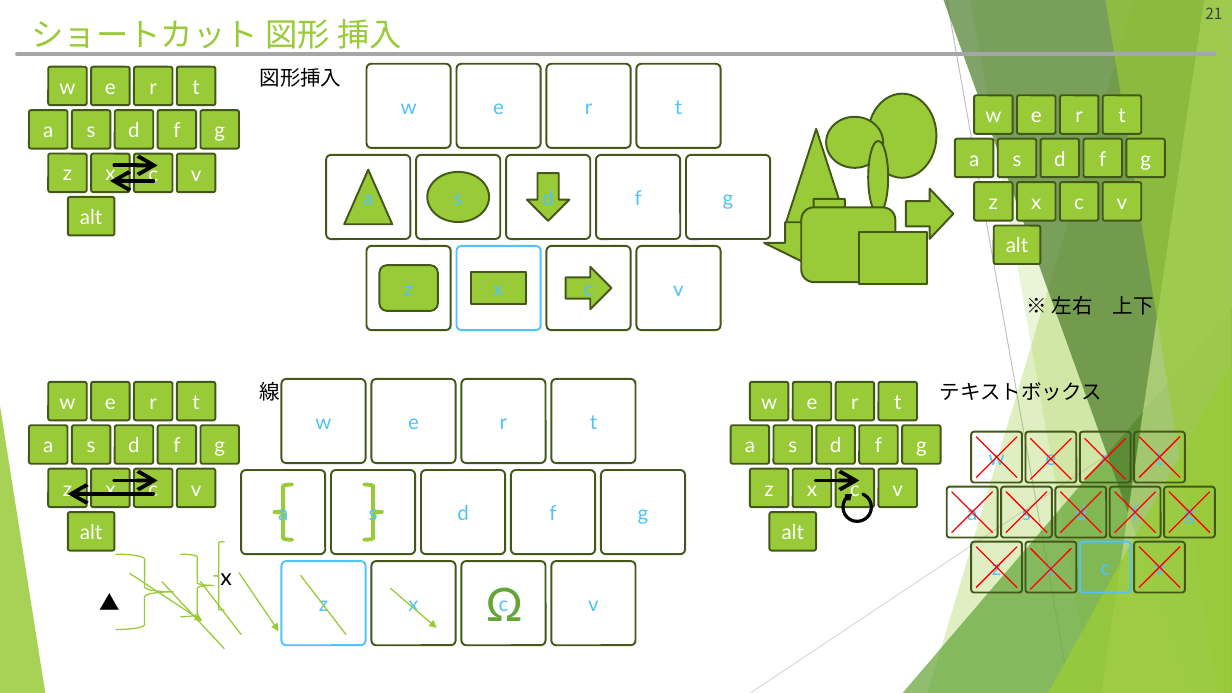
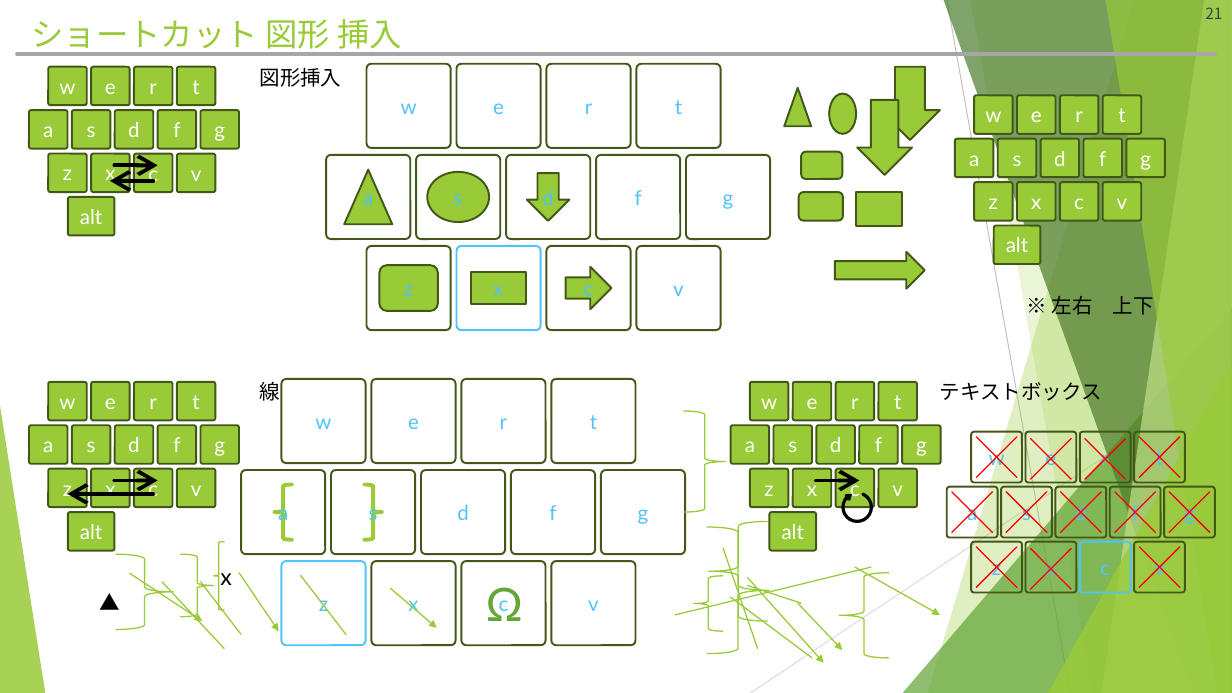
Before and after one commit to hitsuji-ga-u/pawapo, a slide deck: slide 21 of slide/customUI_debug.pptm. Drawn at 1232x693 pixels with LibreOffice and Linux fonts; fonts in the diff are those of the drawing. Boxes give left, top, right and bottom in pixels: in the first picture for what was removed or moved away, otherwise in the second. Text is boxed around its words. In the diff, an @@ line names an element or a change of style, - is before the commit and + after.

```diff
--- a/slide/customUI_debug.pptm
+++ b/slide/customUI_debug.pptm
@@ triangle: place and size @@
-triangle at (786,129,847,224)
+triangle at (785,88,811,127)
@@ down arrow added at (880,67,940,140), fill #99CB38, outline #435919 1.5 pt @@
@@ ellipse: place and size @@
-ellipse at (826,116,884,167)
+ellipse at (829,93,856,134)
@@ down arrow: place and size @@
-down arrow at (799,199,861,250)
+down arrow at (858,100,912,175)
@@ ellipse removed at (868,93,936,177) @@
@@ ellipse removed at (869,140,889,213) @@
@@ rounded rectangle added at (801,152,843,179), fill #99CB38, outline #435919 1.5 pt @@
@@ rounded rectangle: place and size @@
-rounded rectangle at (801,207,896,282)
+rounded rectangle at (799,192,843,221)
@@ rectangle: place and size @@
-rectangle at (860,232,928,285)
+rectangle at (857,192,903,226)
@@ down arrow removed at (764,223,848,264) @@
@@ right arrow: place and size @@
-right arrow at (906,189,953,238)
+right arrow at (836,252,925,289)
@@ right brace added at (684,411,726,512), outline #99CB38 1 pt @@
@@ right brace added at (707,527,769,653), outline #99CB38 1 pt @@
@@ left brace added at (709,521,767,621), outline #99CB38 1 pt @@
@@ line added from (675, 616) to (872, 567), #99CB38 1 pt @@
@@ line added from (724, 548) to (758, 649), #99CB38 1 pt @@
@@ arrow added from (855, 567) to (940, 616), #99CB38 1 pt @@
@@ left brace added at (694,576,723,631), outline #99CB38 1 pt @@
@@ line added from (731, 597) to (812, 658), #99CB38 1 pt @@
@@ line added from (748, 586) to (801, 604), #99CB38 1 pt @@
@@ arrow added from (748, 578) to (823, 663), #99CB38 1 pt @@
@@ left brace added at (839,573,888,658), outline #99CB38 1 pt @@
@@ arrow added from (798, 604) to (843, 650), #99CB38 1 pt @@
```
Also in this commit, not shown: 5 other slides changed, 3 slides added, 1 slide removed, 2 other files.
